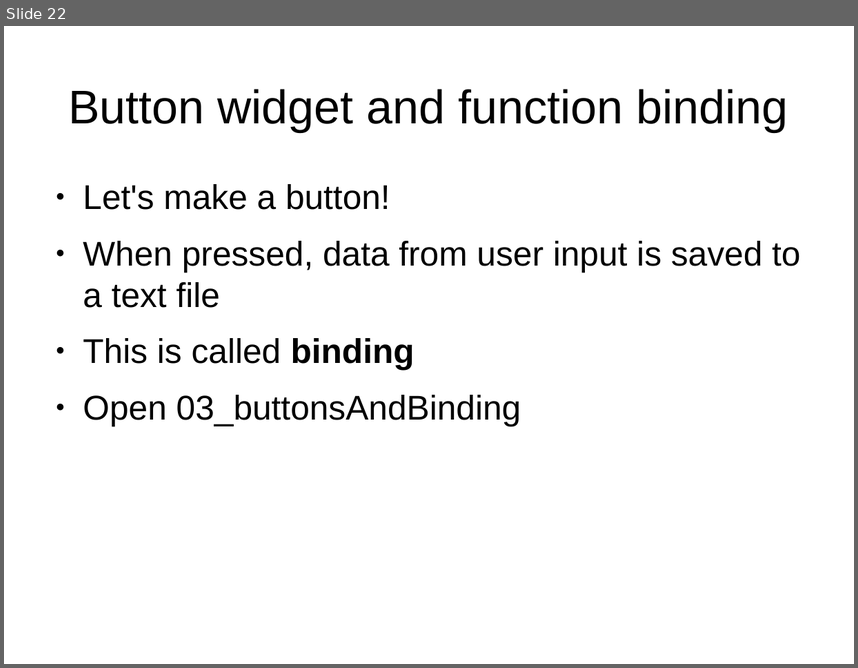
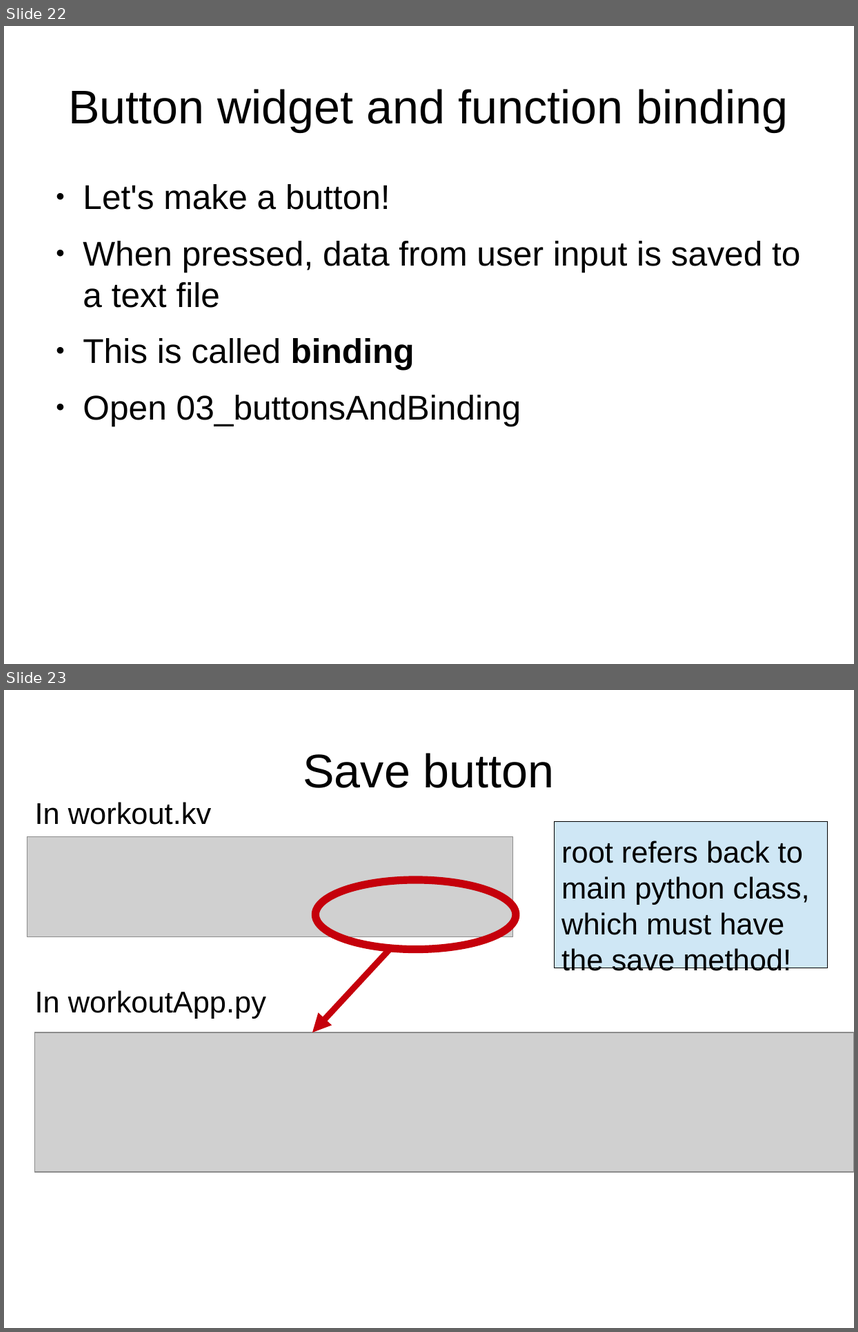
Before and after one commit to adasilva/intro_kivy, a slide deck: intro_kivy.odp. Shown one above the other, each under a label of ours: slide 22 before the commit, slides 22 and 23 after it. The pictures are 858x668 and 858x1332 pixels, drawn with LibreOffice and Linux fonts; fonts in the diff are those of the drawing; grey boxes stand for pictures. Boxes give left, top, right and bottom in pixels: in the first picture for what was removed or moved away, otherwise in the second. Text is boxed around its words. In the diff, an @@ line names an element or a change of style, - is before the commit and + after.

Commit message:
added 03_buttonsAndBinding and associated slides

```diff
--- a/intro_kivy.odp
+++ b/intro_kivy.odp
@@ slide 23 added at [4, 690, 854, 1328], background #FFFFFF @@
@@ title added at [303, 753, 555, 788], 44 pt, text #000000 @@
+Save button
@@ text added at [35, 802, 211, 825], 28 pt, text #000000 @@
+In workout.kv
@@ rectangle added at [554, 821, 828, 967], fill #CFE7F5, outline #000000 0 pt @@
@@ picture added at [27, 836, 513, 937] @@
@@ text added at [562, 840, 810, 976], 28 pt, text #000000 @@
+root refers back to main python class, which must have the save method!
@@ ellipse added at [316, 880, 516, 949], outline #C5000B 7.2 pt @@
@@ arrow added from (390, 949) to (312, 1032), #C5000B 5.75 pt @@
@@ text added at [35, 990, 266, 1018], 28 pt, text #000000 @@
+In workoutApp.py
@@ picture added at [35, 1032, 854, 1172] @@
```
Also in this commit, not shown: 5 other slides added, 3 other files.
